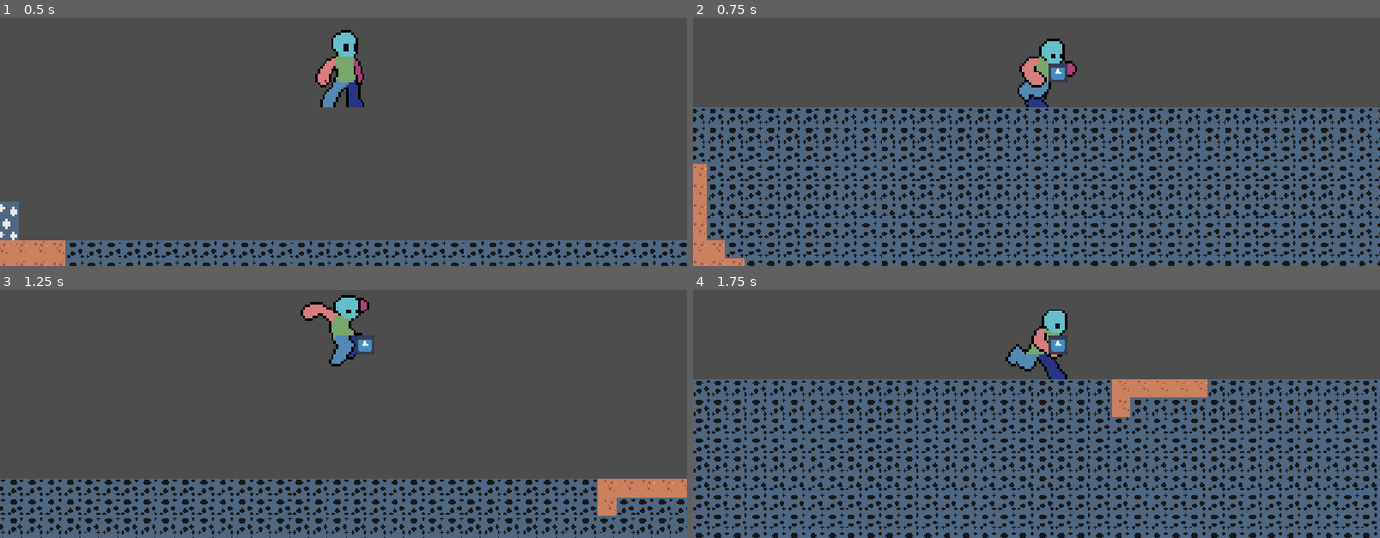
Above: before the commit, frames 1-4 (two rows, left to right).
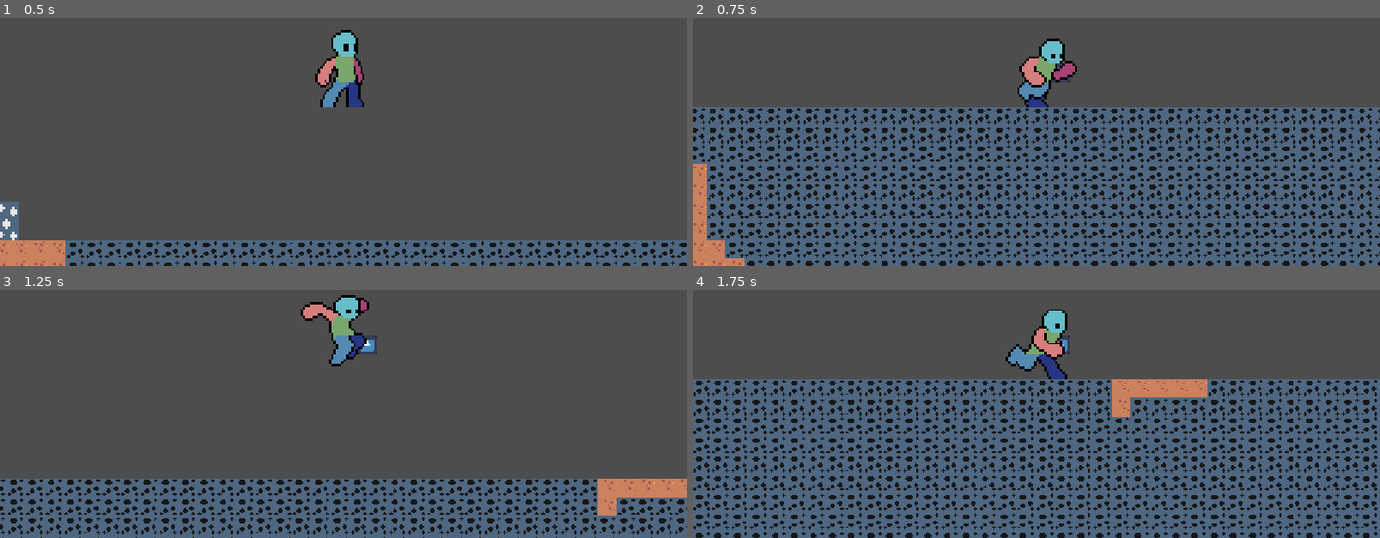
Above: after the commit, the same moments.

Repository: Slime-x/Treasure-Hunt
Game: Godot game, scene res://scenes/game.tscn
Same seed, same stepped clock (60 frames per second), same inputs: the game is played once before the commit and once after it. The engine's default icon, where the game draws it, is replaced by a stand-in: a white triangle on a blue panel in a dark square.
Inputs (mouse positions are in pixels of both pictures, inside the frame that each line leads up to):
- Up to frame 1 (0.5 s): no input
- Up to frame 2 (0.75 s): tap Enter at 0.5 s; move the mouse to (1187, 52) at 0.52 s; hold D (right) from 0.53 s (still down); tap Alt at 0.6 s; click (1187, 52) at 0.67 s
- Up to frame 3 (1.25 s): keep holding D (right); tap Space (jump) at 0.77 s
- Up to frame 4 (1.75 s): keep holding D (right); move the mouse to (899, 364) at 1.27 s; tap Shift at 1.35 s; click (899, 364) at 1.42 s; tap Space (jump) at 1.52 s

Frame 1 is identical in both runs. In frame 2, 0.2% of the frame differs, in the area x 51-55%, y 18-26%; in frame 3, 0.1%; in frame 4, 0.2%.

Commit message:
Now there can be multiple blocks at the same time but its kinda broken
Every time that i click, all of the blocks go to me so i need to fix that and also when i place them they multiply, like for some reason every time i left click and then right click they double

Diff:
--- a/scenes/PickedUpBlock.tscn
+++ b/scenes/PickedUpBlock.tscn
@@ -7,7 +7,7 @@
 size = Vector2(18.869858, 9.315838)
 
 [node name="RigidBody2D" type="RigidBody2D" unique_id=1671891308]
-collision_layer = 0
+collision_layer = 2
 collision_mask = 7
 script = ExtResource("1_uds04")
 
--- a/scenes/game.tscn
+++ b/scenes/game.tscn
@@ -4,7 +4,6 @@
 [ext_resource type="PackedScene" uid="uid://b5biai3tne2pr" path="res://scenes/player.tscn" id="2_lnu2h"]
 [ext_resource type="PackedScene" uid="uid://den8eu37wiass" path="res://scenes/procedural_gen_world.tscn" id="3_lnu2h"]
 [ext_resource type="Texture2D" uid="uid://ce01mutuurhkq" path="res://assets/tilemap_packed.png" id="4_lbhrr"]
-[ext_resource type="PackedScene" uid="uid://b8sro74dmiulj" path="res://scenes/PickedUpBlock.tscn" id="5_iywne"]
 
 [sub_resource type="TileSetAtlasSource" id="TileSetAtlasSource_p57ef"]
 texture = ExtResource("2_lbhrr")
@@ -581,5 +580,3 @@
 
 [node name="CarriedBlockLayer" type="TileMapLayer" parent="." unique_id=2050846350]
 tile_set = SubResource("TileSet_bx3dq")
-
-[node name="PickedUpBlock" parent="." unique_id=1671891308 instance=ExtResource("5_iywne")]
--- a/scenes/picked_up_block.gd
+++ b/scenes/picked_up_block.gd
@@ -1,12 +1,15 @@
 extends RigidBody2D
-
+@onready var player = get_tree().current_scene.get_node("player")
+@onready var tilemaplayer = get_tree().current_scene.get_node("procedural_gen_world/TileMapLayer")
 
 # Called when the node enters the scene tree for the first time.
 func _ready() -> void:
-	visible = false
-	freeze = true
+	visible = true
+	freeze = false
 
 # Called every frame. 'delta' is the elapsed time since the previous frame.
 func _process(delta: float) -> void:
 	print(visible)
 	print(global_position)
+	if tilemaplayer.block_picked_up == true:
+		global_position = player.global_position + Vector2(20,0)
--- a/scripts/tile_map_layer.gd
+++ b/scripts/tile_map_layer.gd
@@ -1,7 +1,9 @@
 extends TileMapLayer
-@onready var player = get_tree().current_scene.get_node("player")
 @onready var carried_block_layer = get_tree().current_scene.get_node("CarriedBlockLayer")
-@onready var picked_up_block = get_tree().current_scene.get_node("PickedUpBlock")
+# @onready var picked_up_block = get_tree().current_scene.get_node("PickedUpBlock")
+var picked_up_block = preload("res://scenes/PickedUpBlock.tscn")
+var block_added = false
+var amount_of_blocks = 0
 var block_picked_up = false
 var tile
 var source_id
@@ -10,19 +12,22 @@
 # Called when the node enters the scene tree for the first time.1
 func _input(event):
 	if event is InputEventMouseButton:
-		if event.button_index == MOUSE_BUTTON_LEFT and event.pressed and block_picked_up == false:
+		if event.button_index == MOUSE_BUTTON_LEFT and event.pressed and block_picked_up == false and block_added == false:
 			print("CLICK")
 			tile = local_to_map(get_global_mouse_position())
 			source_id = get_cell_source_id(tile)
 			atlas_position = get_cell_atlas_coords(tile)
 			erase_cell(tile)
-			picked_up_block.global_position = to_global(map_to_local(tile))
 			block_picked_up = true
+			amount_of_blocks += 1
 		if event.button_index == MOUSE_BUTTON_RIGHT and event.pressed and block_picked_up == true:
 			block_picked_up = false
-			picked_up_block.freeze = false
+			block_added = false
 
 func _process(delta: float) -> void:
-	if block_picked_up == true:
-		picked_up_block.global_position = player.global_position + Vector2(18,0)
-		picked_up_block.visible = true
+	if block_picked_up == true and block_added == false:
+		for i in amount_of_blocks:
+			var new_block = picked_up_block.instantiate()
+			add_child(new_block)
+			print(new_block)
+			block_added = true
